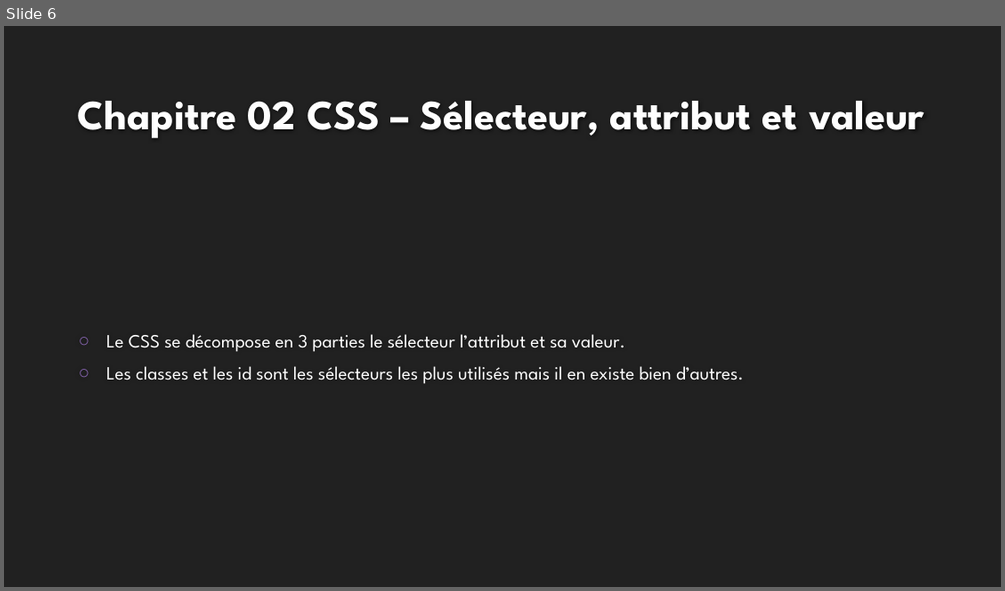
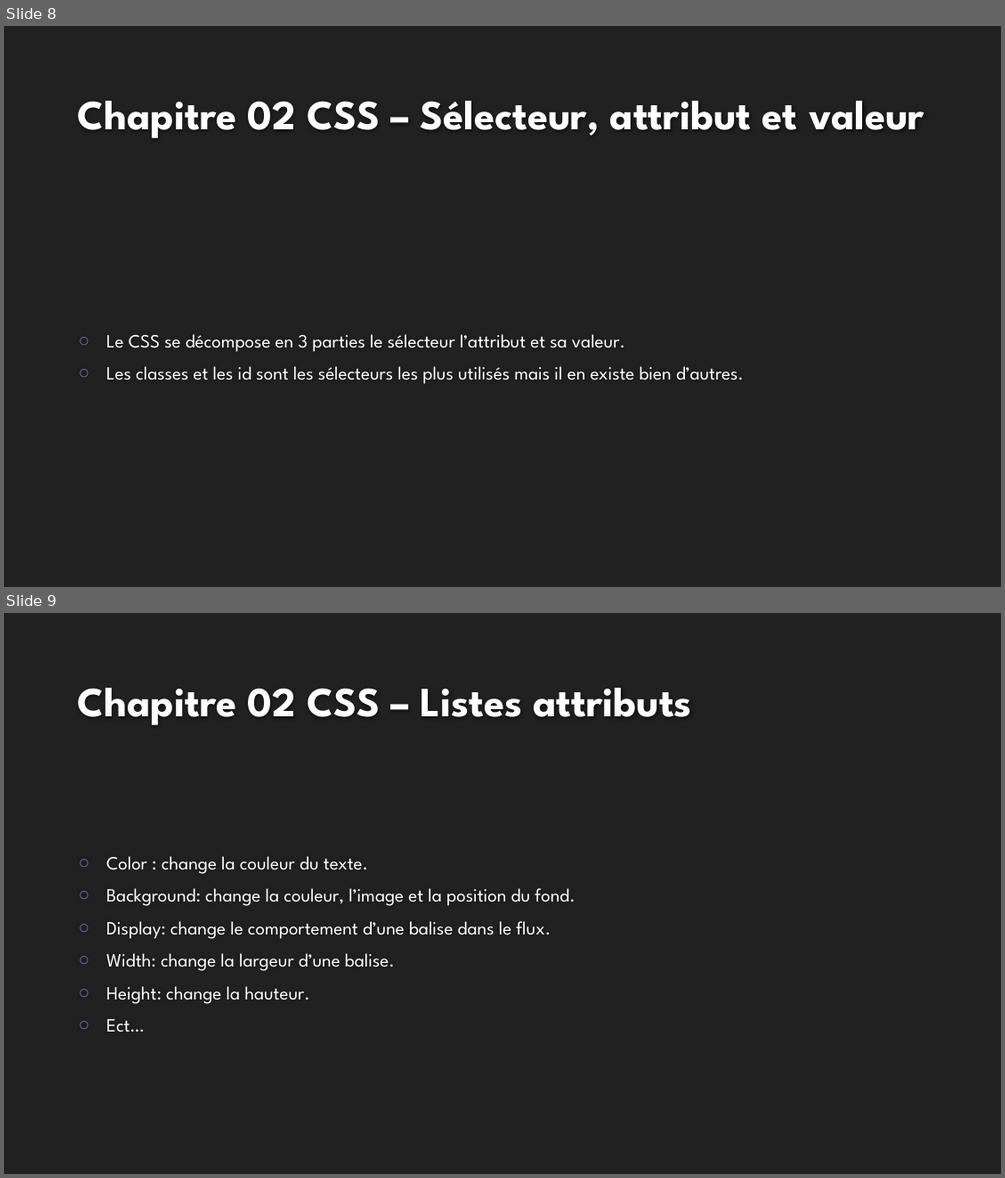
Before and after one commit to mehdiAberkane/Exo-html-css, a slide deck: Formation HTML.pptx. Shown one above the other, each under a label of ours: slide 6 before the commit, slides 8 and 9 after it. The pictures are 1005x591 and 1005x1178 pixels, drawn with LibreOffice and Linux fonts; fonts in the diff are those of the drawing; background and template pictures are left out. Boxes give left, top, right and bottom in pixels: in the first picture for what was removed or moved away, otherwise in the second. Text is boxed around its words. In the diff, an @@ line names an element or a change of style, - is before the commit and + after.

```diff
--- a/Formation HTML.pptx
+++ b/Formation HTML.pptx
@@ slide 9 added at bbox=[4, 613, 1001, 1174], background #212121 @@
@@ title added at bbox=[78, 688, 692, 725], 40 pt, text #FEFEFE, bold @@
+Chapitre 02 CSS – Listes attributs
@@ text added at bbox=[106, 856, 574, 1031], 18 pt, text #FFFFFF @@
+○ Color : change la couleur du texte.
+○ Background: change la couleur, l’image et la position du fond.
+○ Display: change le comportement d’une balise dans le flux.
+○ Width: change la largeur d’une balise.
+○ Height: change la hauteur.
+○ Ect…
@@ what was slide 6 is now slide 8 @@
```
Also in this commit, not shown: 1 slide changed, 4 other slides added.
